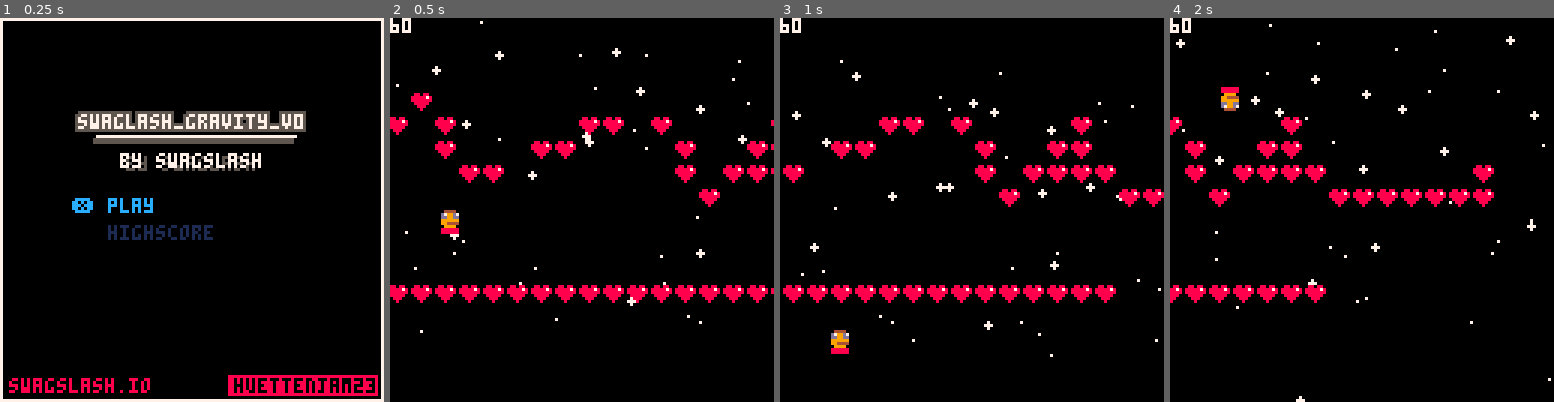
Above: before the commit, frames 1-4 (left to right).
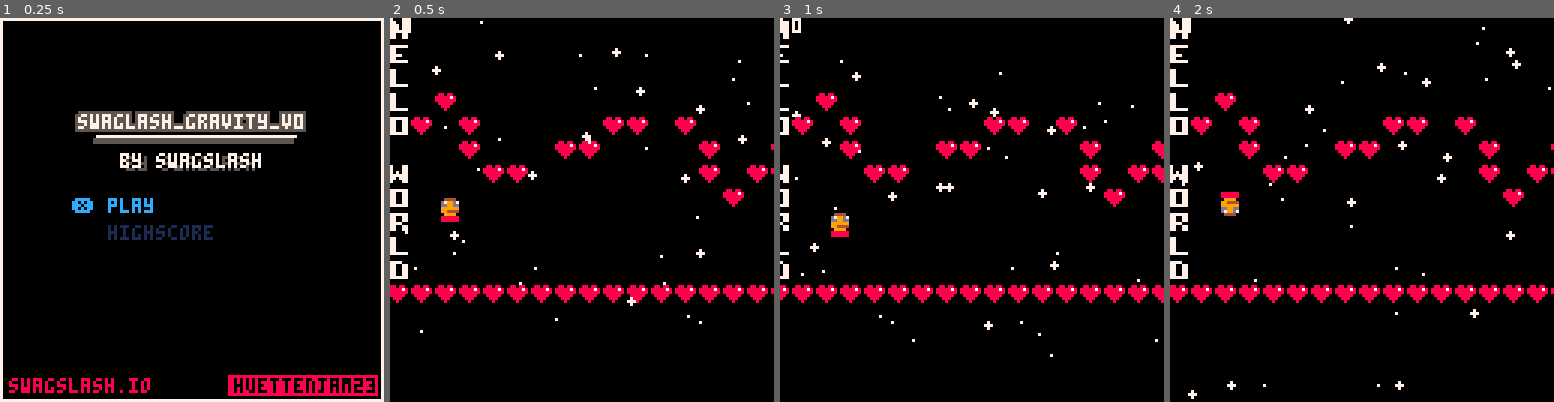
Above: after the commit, the same moments.

Repository: swagslash/huettenjam2023
Game: PICO-8 cartridge huettenjam2023.p8
The game is run twice, just before and just after one commit, with the same random seed, the same clock (stepped at 60 frames per second) and the same inputs.
Inputs:
- Up to frame 1 (0.25 s): no input
- Up to frame 2 (0.5 s): tap X (X key) at 0.33 s
- Up to frame 3 (1 s): no input
- Up to frame 4 (2 s): tap X (X key) at 1.07, 1.85 s

Frame 1 is identical in both runs. In frame 2, 5.5% of the frame differs, in the area x 0-100%, y 0-68%; in frame 3, 8.4%; in frame 4, 10%, in the area x 0-100%, y 0-100%.

Commit message:
implement collisions

Diff:
--- a/scripts/game.lua
+++ b/scripts/game.lua
@@ -9,16 +9,14 @@
 player.can_toggle = false
 player.last_time_grounded = 0
 
-map_pos = 0
-scroll_speed = 1
+map_x_offset = 0
+scroll_speed = 0.1
 
 -- this is basically _init
 function open_game()
-
     act_update = update_game
     act_draw = draw_game
 
-    last_time_grounded = t() - 0.4
     camera(0, 0)
 
     snow = {}
@@ -26,17 +24,17 @@
         init_snowflake(x)
     end
 
-    map_pos = 0
+    map_x_offset = 0
     player.y = 60
     player.fall_direction = 1
     player.can_toggle = true
-    player.last_time_grounded = 0
+    player.last_time_grounded = t()
 end
 
 function update_game()
     update_snow()
     -- scroll map to the left
-    map_pos = map_pos - scroll_speed
+    map_x_offset = map_x_offset - scroll_speed
 
     if btnp(❎) and player.can_toggle then
         toggle_gravity()
@@ -53,10 +51,14 @@
     -- draw snow in background
     draw_snow()
     -- draw map
-    map(0, 0, map_pos, 0, 32, 12)
+    map(0, 0, map_x_offset, 0, 32, 12)
     -- draw player sprite
     local is_facing_down = player.fall_direction < 0
     spr(2, player.x, player.y, 1, 1, false, is_facing_down)
+end
+
+function game_over()
+
 end
 
 function toggle_gravity()
@@ -71,16 +73,61 @@
 function move_player()
     local time_falling = t() - player.last_time_grounded
     -- h = 1/2 * gravity * time^2
-    local y_offset = 1 / 2 * 4 * time_falling * time_falling * player.fall_direction
+    local y_offset = 1 / 2 * 2 * time_falling * time_falling * player.fall_direction
 
-    player.y = player.y + y_offset
 
-    collides_y(y_offset)
+
+    if collides_y(y_offset) then
+        player.can_toggle = true
+        player.last_time_grounded = t()
+    else
+        player.y = player.y + y_offset
+    end
+
+    if (collides_x()) then
+        open_game()
+    end
 end
 
 function collides_y(offset_y)
     local p_x_left = player.x + scroll_speed
-    local p_x_right = p_x_left + 8
+    local p_x_right = p_x_left + 7
     local p_y_top = player.y + offset_y
-    local p_y_bottom = p_y_bottom
+    local p_y_bottom = p_y_top + 7
+
+    local positions = {}
+    add(positions, { x = p_x_left, y = p_y_top })
+    add(positions, { x = p_x_right, y = p_y_top })
+    add(positions, { x = p_x_left, y = p_y_bottom })
+    add(positions, { x = p_x_right, y = p_y_bottom })
+
+    return collides(positions)
 end
+
+function collides_x()
+    local p_x_right = player.x + scroll_speed + 7
+    local p_y_top = player.y
+    local p_y_bottom = p_y_top + 7
+
+    local positions = {}
+    add(positions, { x = p_x_right, y = p_y_top })
+    add(positions, { x = p_x_right, y = p_y_bottom })
+
+    return collides(positions)
+end
+
+function collides (positions)
+    for c in all(positions) do
+        -- map player coordinates to world/map coordinates (pixel --> sprite)
+        local world_x = (c.x - map_x_offset) / 8;
+        local world_y = c.y / 8;
+        -- get map tile
+        local sprite = mget(world_x, world_y)
+        -- check if sprite is solid
+        if (fget(sprite, 0)) then
+            return true
+        end
+    end
+
+    return false
+end
